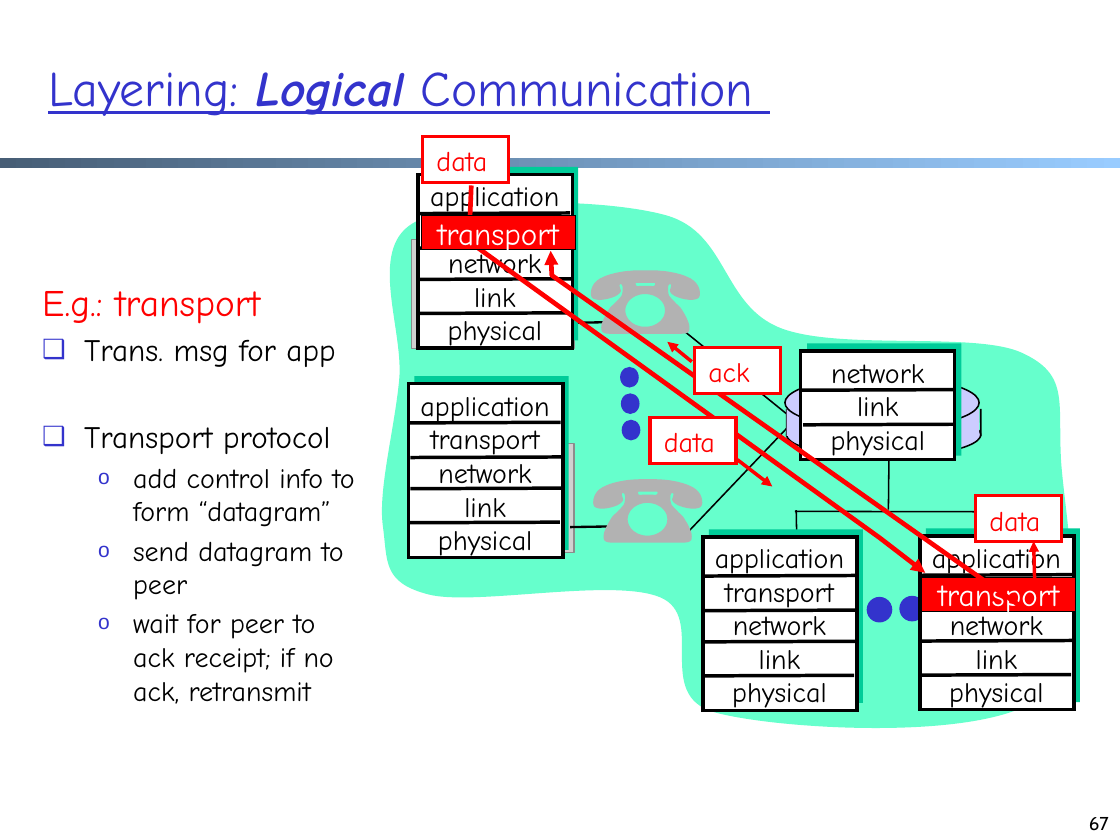
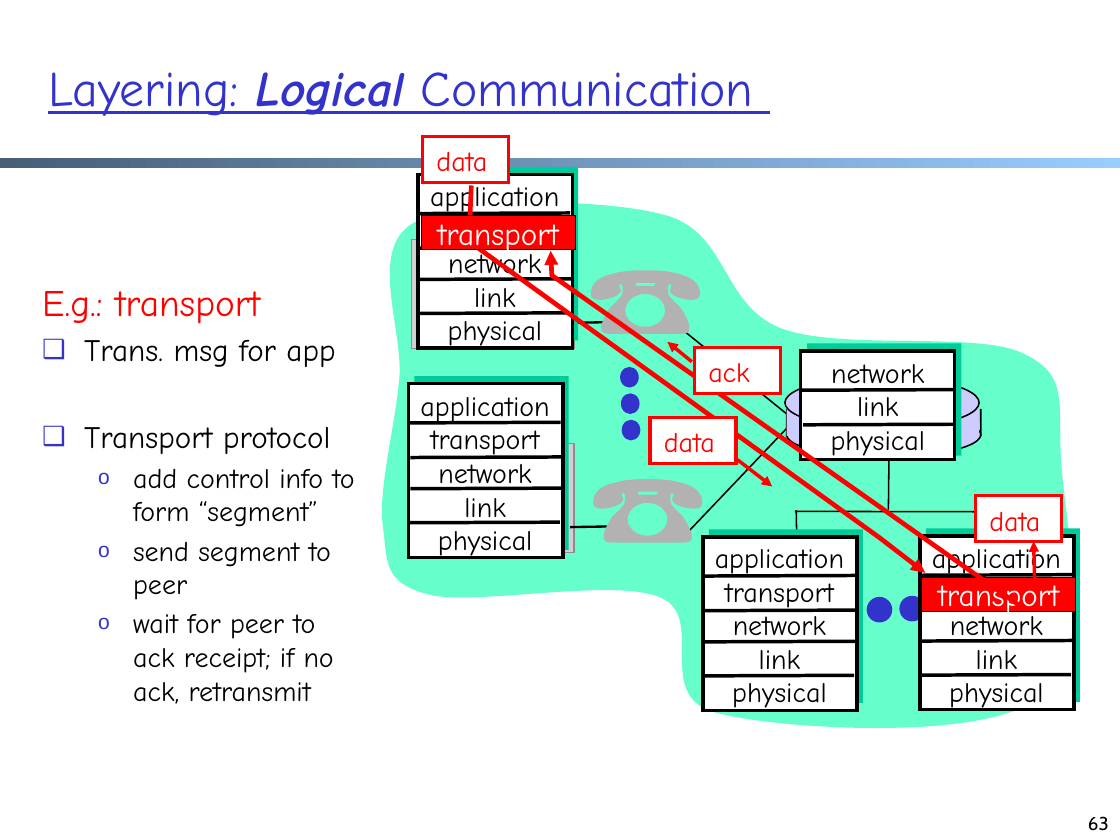
Before and after one commit to xiangq27/xiangq27.github.io, a slide deck: slide 63 of courses/cnns-xmuf21/files/lectures/architecture.pptx (slide 67 before the commit). Drawn at 1120x840 pixels with LibreOffice and Linux fonts; fonts in the diff are those of the drawing; grey boxes stand for pictures. Boxes give left, top, right and bottom in pixels: in the first picture for what was removed or moved away, otherwise in the second. Text is boxed around its words. In the diff, an @@ line names an element or a change of style, - is before the commit and + after.

```diff
--- a/courses/cnns-xmuf21/files/lectures/architecture.pptx
+++ b/courses/cnns-xmuf21/files/lectures/architecture.pptx
@@ text at (133, 469, 355, 600): text changed @@
-  o add control info to form “datagram”
-  o send datagram to peer
+  o add control info to form “segment”
+  o send segment to peer
@@ page number at (1088, 816, 1109, 831): text changed @@
-67
+63
```
Also in this commit, not shown: 16 other slides changed, 6 slides removed, 1 other file.
